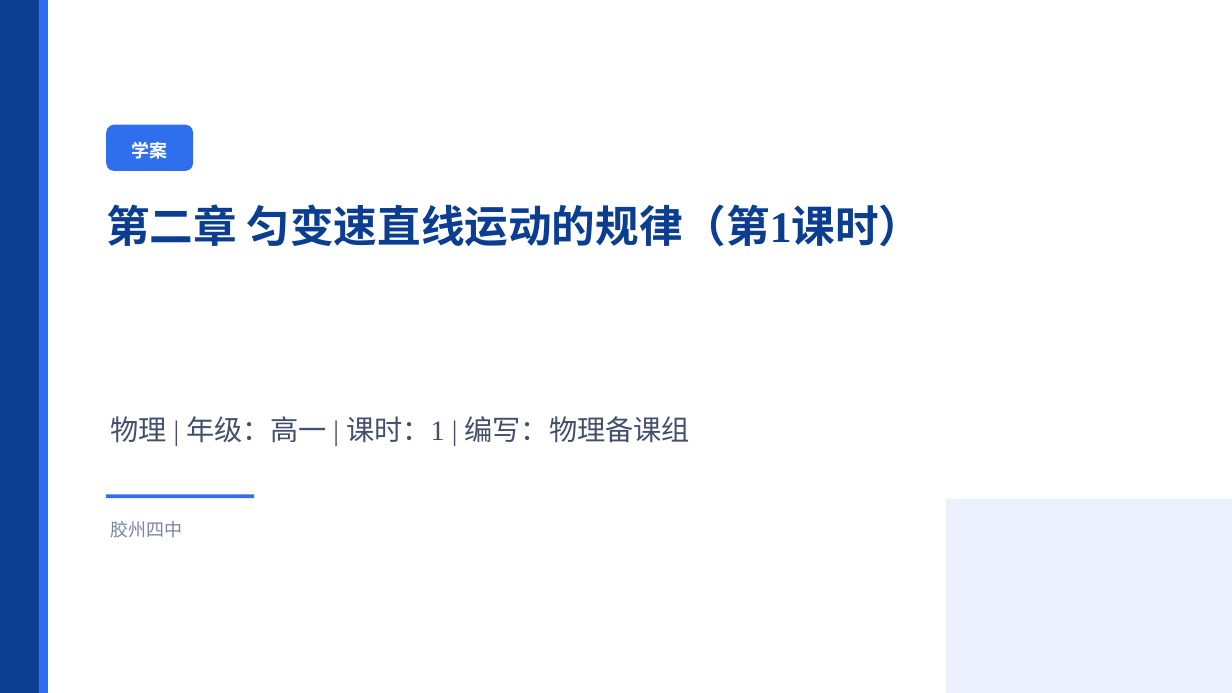
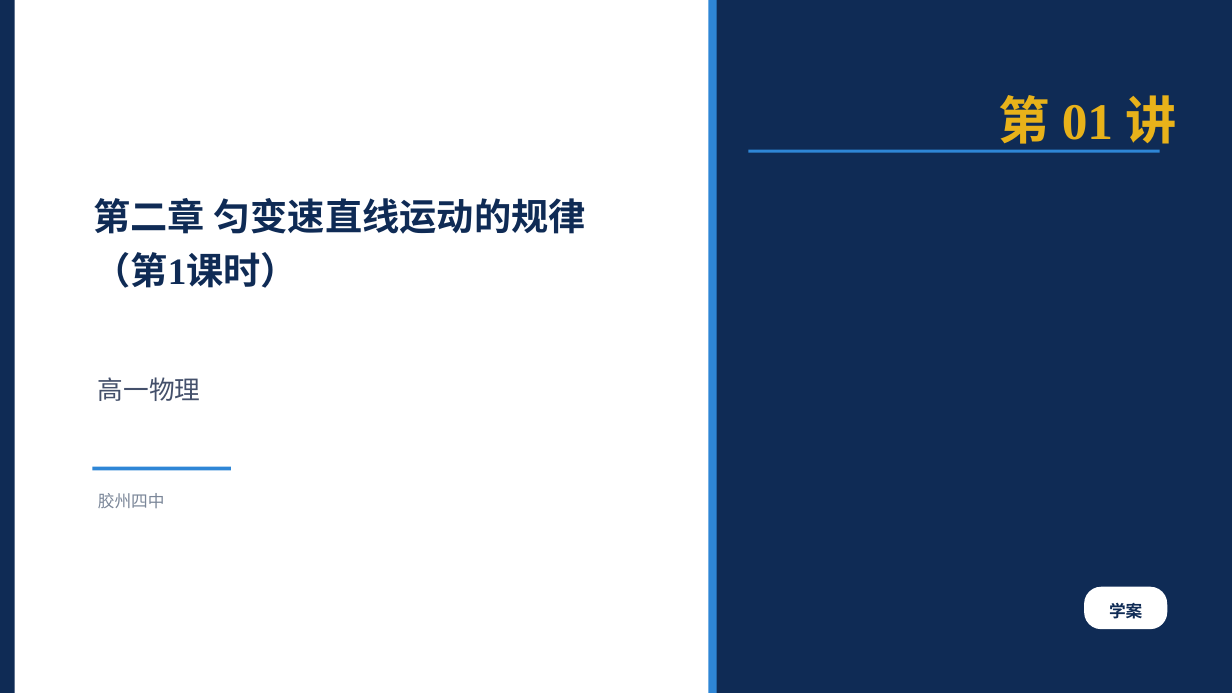
Before and after one commit to wohongshi/jszz, a slide deck: slide 1 of examples/preview/sample_xuean.pptx. Drawn at 1232x693 pixels with LibreOffice and Linux fonts; fonts in the diff are those of the drawing. Boxes give left, top, right and bottom in pixels: in the first picture for what was removed or moved away, otherwise in the second. Text is boxed around its words. In the diff, an @@ line names an element or a change of style, - is before the commit and + after.

Commit message:
jszz v1.0：备课 MCP 工具集
- B站：WBI 搜索 / 字幕 / 音视频下载
- 学科网：搜索 / 详情 / 预览页正文（SVG 文字）/ 组卷网
- 生成：学案与试卷 docx、16:9 新授课与讲评课件、组卷
- 控制台：登录态、依赖自检、产物下载
- jszz.skill：SKILL.md + 6 篇排版规范（来自 745 份真实教师资料统计）

```diff
--- a/examples/preview/sample_xuean.pptx
+++ b/examples/preview/sample_xuean.pptx
@@ rectangle: place and size @@
-rectangle at box(39, 0, 48, 693)
+rectangle at box(0, 0, 15, 693)
@@ rectangle at box(0, 0, 15, 693): fill #2F6FED to #0F2B55 @@
@@ rectangle: place and size @@
-rectangle at box(0, 0, 39, 693)
+rectangle at box(709, 0, 717, 693)
@@ rectangle at box(709, 0, 717, 693): fill #0B3D91 to #2E86D6 @@
@@ rectangle added at box(714, 0, 1232, 693), fill #0F2B55 @@
@@ text added at box(999, 95, 1177, 151), 40 pt, text #E8B21A, bold @@
+第 01 讲
@@ rounded rectangle removed at box(106, 125, 193, 171) @@
@@ rectangle added at box(749, 150, 1160, 152), fill #2E86D6 @@
@@ text at box(93, 198, 585, 288): text changed; size 34 to 29 pt; text colour #0B3D91 to #0F2B55 @@
-第二章 匀变速直线运动的规律（第1课时）
+第二章 匀变速直线运动的规律
+（第1课时）
@@ text added at box(98, 377, 201, 401), 20 pt, text #44506B @@
+高一物理
@@ text removed at box(111, 416, 690, 443) @@
-物理 | 年级：高一 | 课时：1 | 编写：物理备课组
@@ rectangle: place and size @@
-rectangle at box(106, 494, 254, 498)
+rectangle at box(92, 467, 231, 470)
@@ rectangle at box(92, 467, 231, 470): fill #2F6FED to #2E86D6 @@
@@ text "胶州四中": place and size @@
-text "胶州四中" at box(111, 521, 183, 538)
+text "胶州四中" at box(98, 493, 165, 508)
@@ text "胶州四中" at box(98, 493, 165, 508): size 14 to 13 pt; line spacing 1.25 to 1.3 @@
@@ rectangle removed at box(945, 499, 1232, 693) @@
@@ text "学案": place and size @@
-text "学案" at box(132, 142, 168, 159)
+text "学案" at box(1109, 603, 1142, 619)
@@ text "学案" at box(1109, 603, 1142, 619): size 14 to 13 pt, text colour #FFFFFF to #0F2B55; line spacing 1.25 to 1.3 @@
@@ rounded rectangle added at box(1084, 587, 1167, 629), fill #FFFFFF @@
```
Also in this commit, not shown: 19 other slides changed, 6 slides added, 28 other files.
